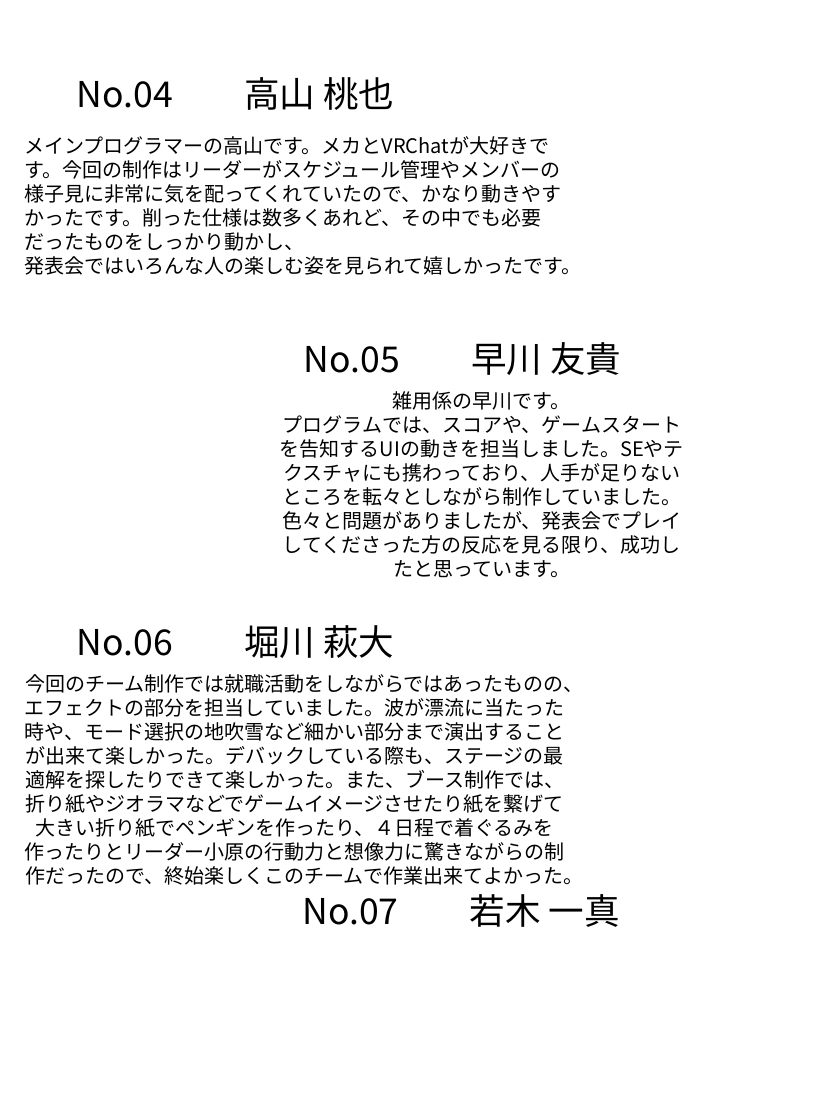
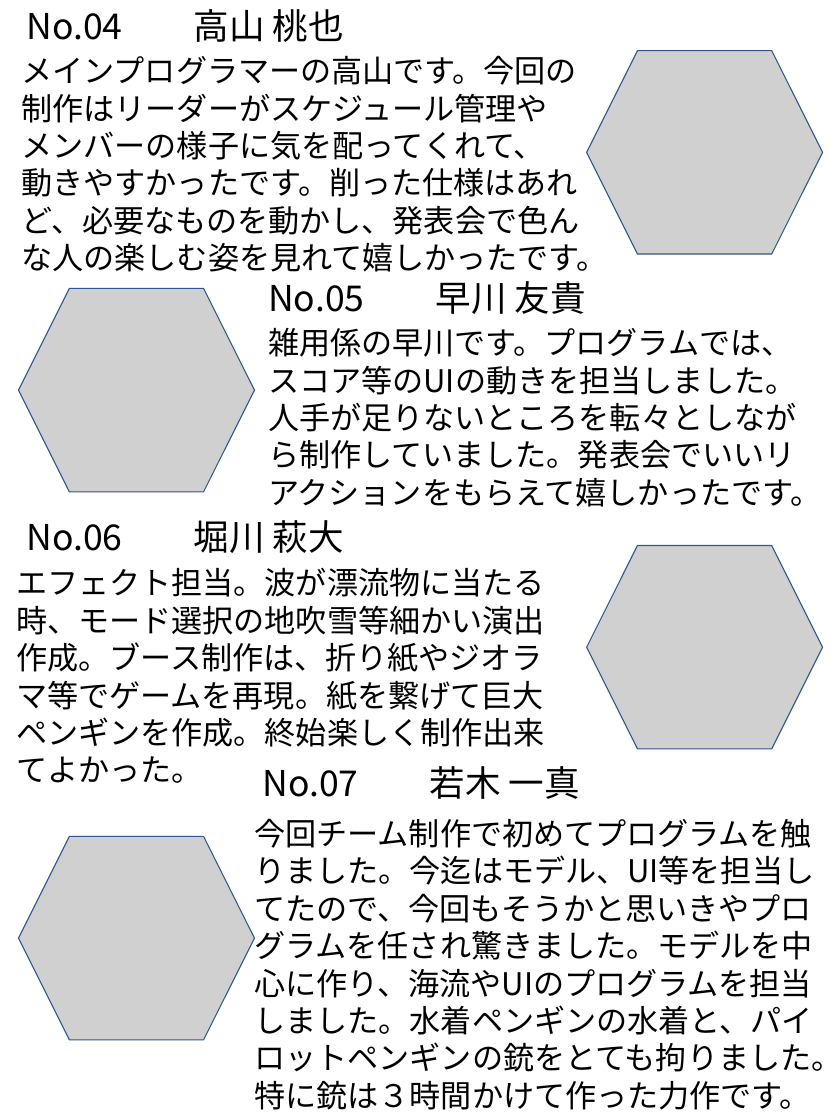
Before and after one commit to RitsukiObara/GraduationTeam, a slide deck: slide 2 of 07_Archive/メンバー紹介/メンバー紹介.pptx. Drawn at 840x1120 pixels with LibreOffice and Linux fonts; fonts in the diff are those of the drawing; grey boxes stand for pictures; background and template pictures are left out. Boxes give left, top, right and bottom in pixels: in the first picture for what was removed or moved away, otherwise in the second. Text is boxed around its words. In the diff, an @@ line names an element or a change of style, - is before the commit and + after.

Commit message:
メンバー紹介のページ保存用プッシュ

```diff
--- a/07_Archive/メンバー紹介/メンバー紹介.pptx
+++ b/07_Archive/メンバー紹介/メンバー紹介.pptx
@@ text "No.04 高山 桃也": place and size @@
-text "No.04 高山 桃也" at (77,77,394,110)
+text "No.04 高山 桃也" at (26,9,344,42)
@@ text at (22,55,608,272): text changed; size 18 to 28 pt @@
-メインプログラマーの高山です。メカとVRChatが大好きです。今回の制作はリーダーがスケジュール管理やメンバーの様子見に非常に気を配ってくれていたので、かなり動きやすかったです。削った仕様は数多くあれど、その中でも必要だったものをしっかり動かし、
-発表会ではいろんな人の楽しむ姿を見られて嬉しかったです。
+メインプログラマーの高山です。今回の制作はリーダーがスケジュール管理や
+メンバーの様子に気を配ってくれて、
+動きやすかったです。削った仕様はあれど、必要なものを動かし、発表会で色んな人の楽しむ姿を見れて嬉しかったです。
@@ picture added at (586,50,822,254) @@
@@ picture added at (18,289,254,492) @@
@@ text "No.05 早川 友貴": place and size @@
-text "No.05 早川 友貴" at (304,342,621,375)
+text "No.05 早川 友貴" at (268,281,586,314)
@@ text at (268,327,821,507): text changed; size 18 to 28 pt @@
-雑用係の早川です。
-プログラムでは、スコアや、ゲームスタートを告知するUIの動きを担当しました。SEやテクスチャにも携わっており、人手が足りないところを転々としながら制作していました。
-色々と問題がありましたが、発表会でプレイしてくださった方の反応を見る限り、成功したと思っています。
+雑用係の早川です。プログラムでは、スコア等のUIの動きを担当しました。人手が足りないところを転々としながら制作していました。発表会でいいリアクションをもらえて嬉しかったです。
@@ text "No.06 堀川 萩大": place and size @@
-text "No.06 堀川 萩大" at (77,625,394,658)
+text "No.06 堀川 萩大" at (26,520,344,553)
@@ text at (16,567,544,783): text changed; size 18 to 28 pt @@
-今回のチーム制作では就職活動をしながらではあったものの、エフェクトの部分を担当していました。波が漂流に当たった時や、モード選択の地吹雪など細かい部分まで演出することが出来て楽しかった。デバックしている際も、ステージの最適解を探したりできて楽しかった。また、ブース制作では、折り紙やジオラマなどでゲームイメージさせたり紙を繋げて大きい折り紙でペンギンを作ったり、４日程で着ぐるみを作ったりとリーダー小原の行動力と想像力に驚きながらの制作だったので、終始楽しくこのチームで作業出来てよかった。
+エフェクト担当。波が漂流物に当たる時、モード選択の地吹雪等細かい演出作成。ブース制作は、折り紙やジオラマ等でゲームを再現。紙を繋げて巨大ペンギンを作成。終始楽しく制作出来てよかった。
@@ picture added at (586,546,822,749) @@
@@ text "No.07 若木 一真": place and size @@
-text "No.07 若木 一真" at (302,894,620,927)
+text "No.07 若木 一真" at (262,766,580,799)
@@ picture added at (18,837,254,1040) @@
@@ text added at (255,818,840,1110), 28 pt, text #000000 @@
+今回チーム制作で初めてプログラムを触りました。今迄はモデル、UI等を担当してたので、今回もそうかと思いきやプログラムを任され驚きました。モデルを中心に作り、海流やUIのプログラムを担当しました。水着ペンギンの水着と、パイロットペンギンの銃をとても拘りました。特に銃は３時間かけて作った力作です。
```
Also in this commit, not shown: 1 other slide changed.
